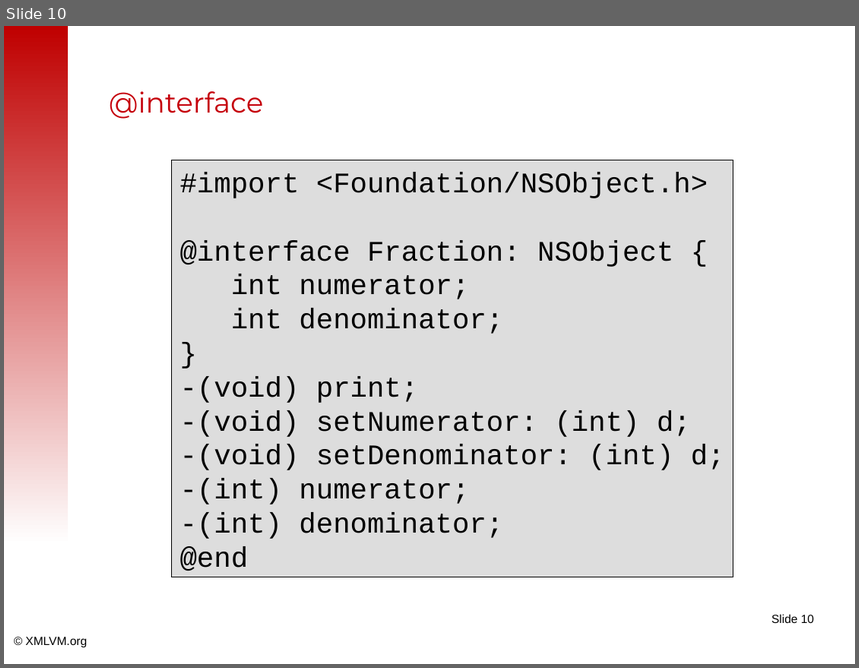
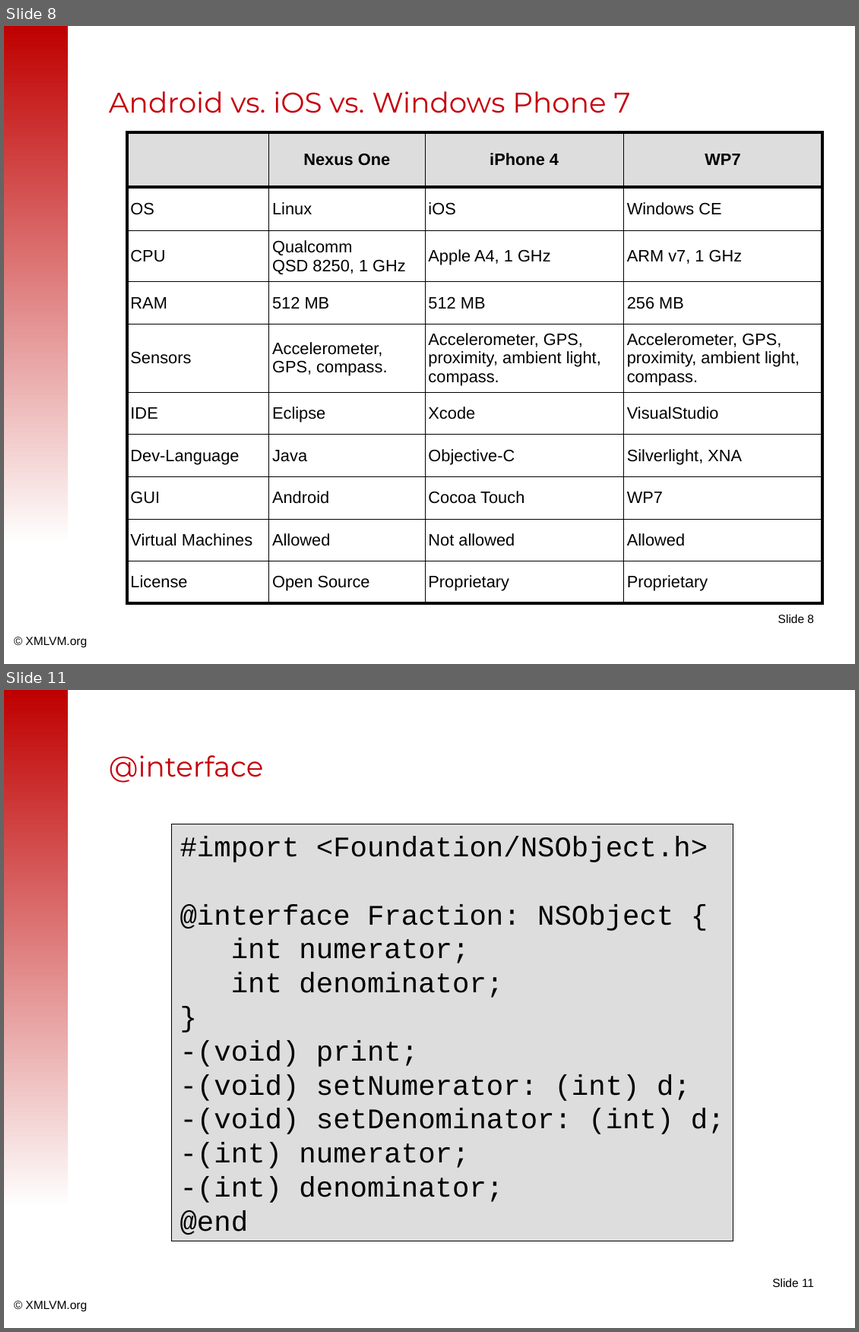
Before and after one commit to tisoft/xmlvm, a slide deck: doc/slides/android2iphone-master.odp. Shown one above the other, each under a label of ours: slide 10 before the commit, slides 8 and 11 after it; the slides between them are not shown. The pictures are 859x668 and 859x1332 pixels, drawn with LibreOffice and Linux fonts; fonts in the diff are those of the drawing; background and template pictures are left out. Boxes give left, top, right and bottom in pixels: in the first picture for what was removed or moved away, otherwise in the second. Text is boxed around its words. In the diff, an @@ line names an element or a change of style, - is before the commit and + after.

```diff
--- a/doc/slides/android2iphone-master.odp
+++ b/doc/slides/android2iphone-master.odp
@@ slide 8 added at bbox=[4, 26, 855, 664], background #FFFFFF; not listed: 3 template elements that a slide beside it also shows @@
@@ title added at bbox=[109, 91, 631, 113], 24 pt, text #C5000B @@
+Android vs. iOS vs. Windows Phone 7
@@ table added at bbox=[127, 132, 822, 601], 10 rows, 4 columns @@
+ | Nexus One | iPhone 4 | WP7
+OS | Linux | iOS | Windows CE
+CPU | Qualcomm / QSD 8250, 1 GHz | Apple A4, 1 GHz | ARM v7, 1 GHz
+RAM | 512 MB | 512 MB | 256 MB
+Sensors | Accelerometer, GPS, compass. | Accelerometer, GPS, proximity, ambient light, compass. | Accelerometer, GPS, proximity, ambient light, compass.
+IDE | Eclipse | Xcode | VisualStudio
+Dev-Language | Java | Objective-C | Silverlight, XNA
+GUI | Android | Cocoa Touch | WP7
+Virtual Machines | Allowed | Not allowed | Allowed
+License | Open Source | Proprietary | Proprietary
@@ what was slide 10 is now slide 11 @@
@@ page number at bbox=[772, 1278, 814, 1287]: text changed @@
-Slide 10
+Slide 11
```
Also in this commit, not shown: 14 slides changed, 3 other slides added, 3 slides removed.
